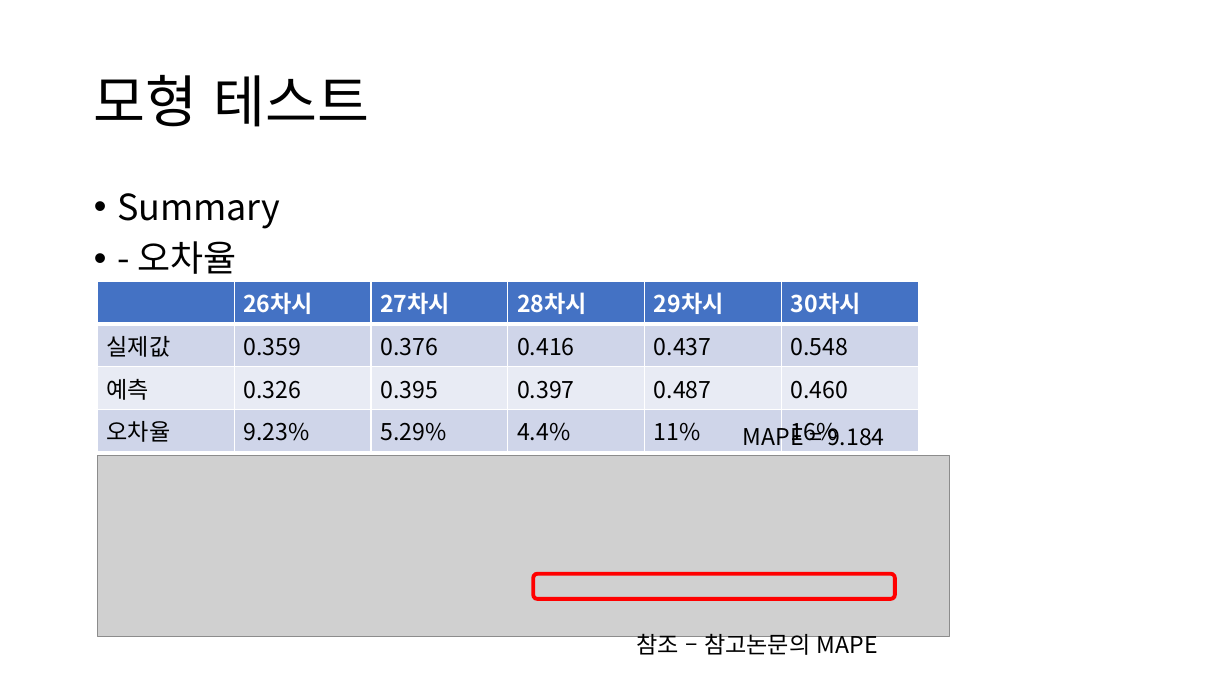
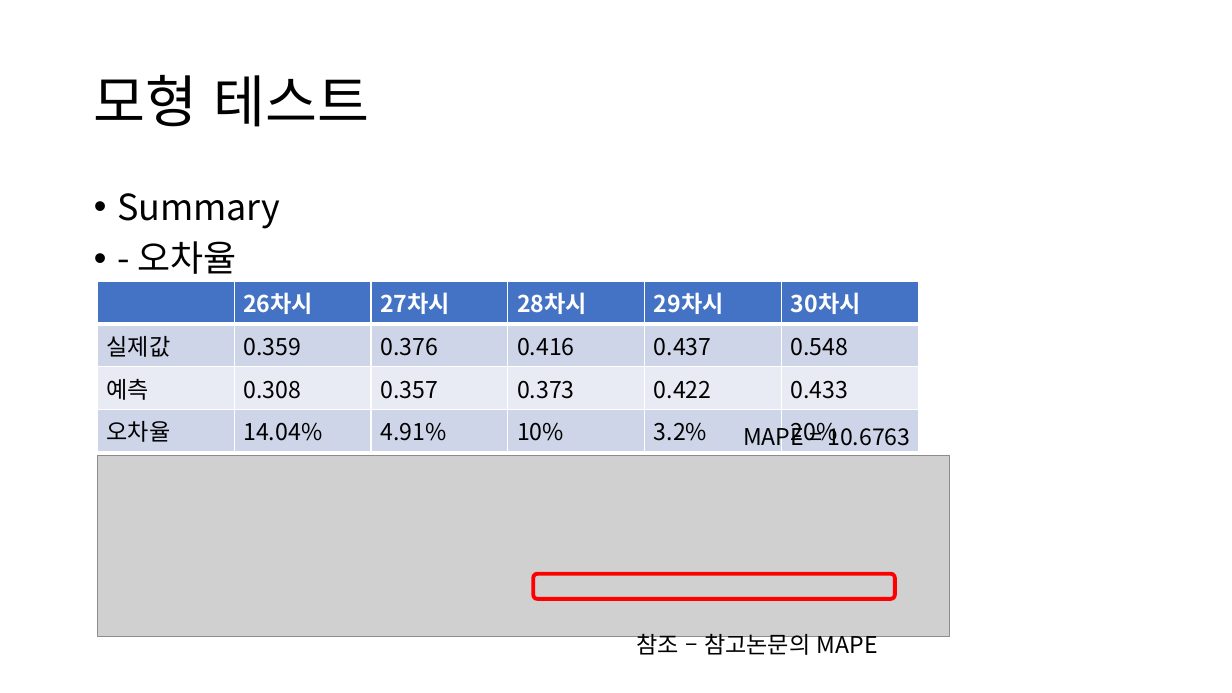
Before and after one commit to neverland251/MainProject, a slide deck: slide 21 of Project/DataMining/ARIMAX_Project/아이스크림 판매량 예측/아이스크림을 왜 먹을까.pptx (slide 20 before the commit). Drawn at 1232x693 pixels with LibreOffice and Linux fonts; fonts in the diff are those of the drawing; grey boxes stand for pictures. Boxes give left, top, right and bottom in pixels: in the first picture for what was removed or moved away, otherwise in the second. Text is boxed around its words. In the diff, an @@ line names an element or a change of style, - is before the commit and + after.

```diff
--- a/Project/DataMining/ARIMAX_Project/아이스크림 판매량 예측/아이스크림을 왜 먹을까.pptx
+++ b/Project/DataMining/ARIMAX_Project/아이스크림 판매량 예측/아이스크림을 왜 먹을까.pptx
@@ table at (x1=97, y1=281, x2=918, y2=449) @@
-row 3: 예측 | 0.326 | 0.395 | 0.397 | 0.487 | 0.460
+row 3: 예측 | 0.308 | 0.357 | 0.373 | 0.422 | 0.433
-row 4: 오차율 | 9.23% | 5.29% | 4.4% | 11% | 16%
+row 4: 오차율 | 14.04% | 4.91% | 10% | 3.2% | 20%
@@ text at (x1=743, y1=422, x2=910, y2=451): text changed @@
-MAPE = 9.184
+MAPE = 10.6763
```
Also in this commit, not shown: 5 other slides changed, 2 slides added, 1 slide removed, 2 other files.
